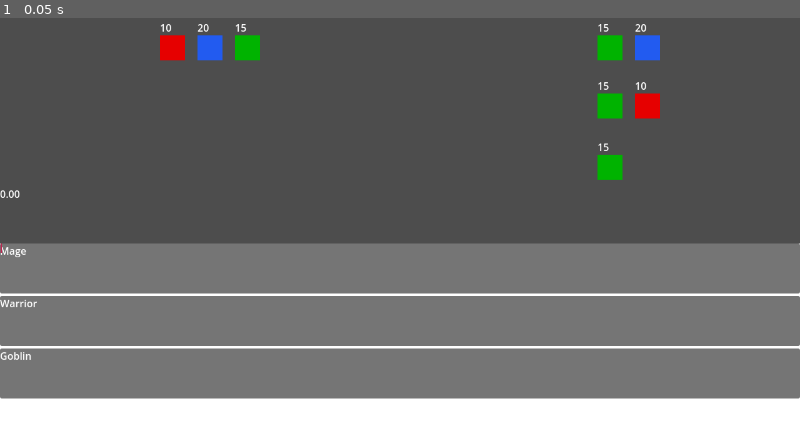
Above: before the commit, frame 1.
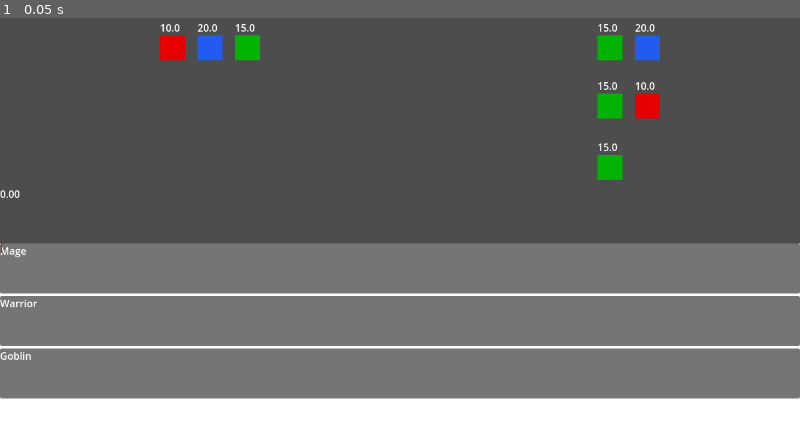
Above: after the commit, the same moment.

Repository: Ravars/non-turn-based-rpg
Game: Godot game, scene res://Scenes/MainScene.tscn
Two runs of this game, one before a commit and one after it. Both use one fixed random seed, a clock stepped at 60 frames per second and the inputs below.
Inputs:
- Up to frame 1 (0.05 s): no input

The runs differ from the first frame. In frame 1, less than 0.1% of the frame differs, in the area x 21-82%, y 1-33%.
Error in both runs: Cannot call method 'connect' on a null value. (res://Scripts/UI/player_action_panel.gd:10)

Commit message:
Status Effect; Damage over time

Diff:
--- a/Scenes/Units/Goblin.tscn
+++ b/Scenes/Units/Goblin.tscn
@@ -2,9 +2,9 @@
 
 [ext_resource type="PackedScene" uid="uid://0hbufdhuxkku" path="res://Scenes/Units/Unit.tscn" id="1_564fj"]
 [ext_resource type="Script" uid="uid://deb6e1y03bnsd" path="res://Scripts/Data/SkillData.gd" id="2_jxonx"]
-[ext_resource type="Resource" uid="uid://6ani4ruco48d" path="res://Resources/Goblin.tres" id="2_py4g4"]
-[ext_resource type="Resource" uid="uid://c2bipukebnffg" path="res://Resources/SwordAttack.tres" id="3_py4g4"]
-[ext_resource type="Resource" uid="uid://0o544yhnkuqp" path="res://Resources/ShieldAttack.tres" id="5_q5ay8"]
+[ext_resource type="Resource" uid="uid://6ani4ruco48d" path="res://Resources/Units/Goblin.tres" id="2_py4g4"]
+[ext_resource type="Resource" uid="uid://c2bipukebnffg" path="res://Resources/Skills/SwordAttack.tres" id="3_py4g4"]
+[ext_resource type="Resource" uid="uid://0o544yhnkuqp" path="res://Resources/Skills/ShieldAttack.tres" id="5_q5ay8"]
 
 [node name="Goblin" instance=ExtResource("1_564fj")]
 characterStats = ExtResource("2_py4g4")
--- a/Scenes/Units/Mage.tscn
+++ b/Scenes/Units/Mage.tscn
@@ -1,10 +1,10 @@
 [gd_scene load_steps=6 format=3 uid="uid://7vh5n4px2cnv"]
 
 [ext_resource type="PackedScene" uid="uid://0hbufdhuxkku" path="res://Scenes/Units/Unit.tscn" id="1_r3b7i"]
-[ext_resource type="Resource" uid="uid://hkp5l64e081x" path="res://Resources/Mage.tres" id="2_ea1sq"]
+[ext_resource type="Resource" uid="uid://hkp5l64e081x" path="res://Resources/Units/Mage.tres" id="2_ea1sq"]
 [ext_resource type="Script" uid="uid://deb6e1y03bnsd" path="res://Scripts/Data/SkillData.gd" id="3_l0i51"]
-[ext_resource type="Resource" uid="uid://cjplw62slvhk2" path="res://Resources/FireBolt.tres" id="4_f3stt"]
-[ext_resource type="Resource" uid="uid://bk14aot6jtncu" path="res://Resources/FireBall.tres" id="5_f3stt"]
+[ext_resource type="Resource" uid="uid://cjplw62slvhk2" path="res://Resources/Skills/FireBolt.tres" id="4_f3stt"]
+[ext_resource type="Resource" uid="uid://bk14aot6jtncu" path="res://Resources/Skills/FireBall.tres" id="5_f3stt"]
 
 [node name="Mage" instance=ExtResource("1_r3b7i")]
 characterStats = ExtResource("2_ea1sq")
--- a/Scenes/Units/Unit.tscn
+++ b/Scenes/Units/Unit.tscn
@@ -14,3 +14,6 @@
 offset_right = 40.0
 offset_bottom = -1.0
 text = "100"
+
+[node name="ActionIndicator" type="Sprite2D" parent="."]
+position = Vector2(16, -40)
--- a/Scenes/Units/Warrior.tscn
+++ b/Scenes/Units/Warrior.tscn
@@ -1,14 +1,15 @@
-[gd_scene load_steps=6 format=3 uid="uid://bet4frdrva7or"]
+[gd_scene load_steps=7 format=3 uid="uid://bet4frdrva7or"]
 
 [ext_resource type="PackedScene" uid="uid://0hbufdhuxkku" path="res://Scenes/Units/Unit.tscn" id="1_jnkdd"]
-[ext_resource type="Resource" uid="uid://dg380qfx8b781" path="res://Resources/Warrior.tres" id="2_60m18"]
+[ext_resource type="Resource" uid="uid://dg380qfx8b781" path="res://Resources/Units/Warrior.tres" id="2_60m18"]
 [ext_resource type="Script" uid="uid://deb6e1y03bnsd" path="res://Scripts/Data/SkillData.gd" id="3_wxa1f"]
-[ext_resource type="Resource" uid="uid://c2bipukebnffg" path="res://Resources/SwordAttack.tres" id="4_q8au6"]
-[ext_resource type="Resource" uid="uid://0o544yhnkuqp" path="res://Resources/ShieldAttack.tres" id="5_q8au6"]
+[ext_resource type="Resource" uid="uid://c2bipukebnffg" path="res://Resources/Skills/SwordAttack.tres" id="4_q8au6"]
+[ext_resource type="Resource" uid="uid://0o544yhnkuqp" path="res://Resources/Skills/ShieldAttack.tres" id="5_q8au6"]
+[ext_resource type="Resource" uid="uid://xyw5bcy281i7" path="res://Resources/Skills/PoisonSword.tres" id="6_1nrda"]
 
 [node name="Warrior" instance=ExtResource("1_jnkdd")]
 characterStats = ExtResource("2_60m18")
-skills = Array[ExtResource("3_wxa1f")]([ExtResource("4_q8au6"), ExtResource("5_q8au6")])
+skills = Array[ExtResource("3_wxa1f")]([ExtResource("4_q8au6"), ExtResource("5_q8au6"), ExtResource("6_1nrda")])
 
 [node name="ColorRect" parent="." index="0"]
 color = Color(0.133948, 0.357655, 0.939612, 1)
--- a/Scripts/Controllers/EnemyAIController.gd
+++ b/Scripts/Controllers/EnemyAIController.gd
@@ -5,13 +5,16 @@
 
 var unit_owner: Unit
 var cooldown_timer: float = 0.0
-
 var pending_action: TimelineAction = null
+var waiting_texture = preload("res://Icons/busy_hourglass_outline_detail.png")
+var atacking_texture = preload("res://Icons/tool_sword_a.png")
+var action_indicator_image: Sprite2D
 
 func _ready() -> void:
 	unit_owner = get_parent()
 	current_state = State.COOLDOWN
 	cooldown_timer = randf_range(0.5, 1.5)
+	action_indicator_image = get_parent().get_node("ActionIndicator")
 
 func _process(delta: float) -> void:
 	if unit_owner.is_dead or TimelineManager.is_paused:
@@ -24,6 +27,7 @@
 				current_state = State.COOLDOWN
 				cooldown_timer = randf_range(2.0, 4.0)
 				pending_action = null
+				action_indicator_image.texture = waiting_texture
 				print("IA {name} executou a ação e entrou em cooldown".format({"name": name}))
 		State.COOLDOWN:
 			cooldown_timer -= delta
@@ -44,4 +48,5 @@
 
 	pending_action = new_action
 	current_state = State.WAITING_FOR_EXECUTION
+	action_indicator_image.texture = atacking_texture
 	print("IA: {name} planejou usar {skill}".format({"name": name, "skill": skill_to_use.skill_name}))
--- a/Scripts/Data/SkillData.gd
+++ b/Scripts/Data/SkillData.gd
@@ -8,7 +8,7 @@
 @export var damage: int = 1
 @export var cast_time: float = 1.0
 @export var cooldown: float = 1.0
-
+@export var status_effects: Array[StatusEffect] = []
 
 @export_group("Visuals")
 @export var icon: Texture2D
--- /dev/null
+++ b/Scripts/Data/StatusEffect.gd
@@ -0,0 +1,26 @@
+extends Resource
+class_name StatusEffect
+
+@export_group("Name")
+@export var effect_name: String = "Novo Efeito"
+@export var icon: Texture2D
+@export var type: EffectType = EffectType.STAT_MODIFIER
+# --- Duracao ---
+@export_group("Values")
+@export var duration: float = 1.0
+@export var value: float = 1.0
+@export var target_stat: Stat = Stat.STRENGTH
+@export var is_percentage: bool = false
+
+enum EffectType{
+	STUN,
+	DAMAGE_OVER_TIME,
+	HEAL_OVER_TIME,
+	STAT_MODIFIER
+}
+enum Stat {
+	STRENGTH,
+	DEXTERITY,
+	ARMOR,
+	MAGIC_RESIST
+}
--- a/Scripts/Entities/unit.gd
+++ b/Scripts/Entities/unit.gd
@@ -9,16 +9,16 @@
 @export var is_enemy := false
 
 var max_hp: int = 100
-var current_hp: int = 100
+var current_hp: float = 100
 var timeline_id: int = 0
 var is_dead: bool = false
+var is_stunned: bool = false
 @export var characterStats: CharacterStats
 @export var skills: Array[SkillData] = []
-
+@export var active_status_effects: Dictionary = {}
 
 
 func _ready() -> void:
-	print("UNit ready")
 	max_hp = characterStats.health
 	current_hp = max_hp
 	$Label.text = str(current_hp)
@@ -44,17 +44,77 @@
 		ai_node.name = "AIController"
 		ai_node.set_script(AIController)
 		add_child(ai_node)
+	TimelineManager.tick.connect(process_status_effect)
 
 func _on_input_event(_viewport: Node, event: InputEvent, _shape_idx: int) -> void:
 	if event is InputEventMouseButton and event.pressed and event.button_index == MOUSE_BUTTON_LEFT:
 		unit_clicked.emit(self)
 		get_viewport().set_input_as_handled()
 
-func take_damage(amount: int):
+func take_damage(amount: float):
 	current_hp = max(0, current_hp-amount)
 	$Label.text = str(current_hp)
-	print("{0} sofreu {1} de dano, vida atual: {2}".format({0: name,1: amount, 2: current_hp}))
+	print("DAMAGE {0} sofreu {1} de dano, vida atual: {2}".format({0: name,1: amount, 2: current_hp}))
 	if current_hp <= 0:
-		print("{0} foi derrotado!".format({0:name}))
-		is_dead = true
-		unit_died.emit(self)
+		_die()
+
+func take_damage_over_time(amount: float):
+	current_hp = max(0, current_hp-amount)
+	$Label.text = str(current_hp)
+	if current_hp <= 0:
+		_die()
+
+func _die():
+	print("{0} foi derrotado!".format({0:name}))
+	is_dead = true
+	unit_died.emit(self)
+	modulate = Color(0.5, 0.5, 0.5)
+
+func apply_status_effect(effect:StatusEffect):
+	print("EFFECT {0} recebeu o efeito {1}".format({0: name, 1: effect.effect_name}))
+	active_status_effects[effect] = {
+		"time_left": effect.duration,
+		"tick_timer": 0.0
+	}
+
+	# TODO: Apply instant effects
+
+
+func process_status_effect(_current_time: float, delta: float) -> void:
+	if is_dead or active_status_effects.is_empty(): return
+
+	var effects_to_remove = []
+	for effect: StatusEffect in active_status_effects:
+		var effect_data = active_status_effects[effect]
+		effect_data.time_left -= delta
+
+		if effect_data.time_left <= 0:
+			effects_to_remove.append(effect)
+			continue
+
+		match effect.type:
+			StatusEffect.EffectType.STUN:
+				print("")
+				pass
+			StatusEffect.EffectType.DAMAGE_OVER_TIME:
+				effect_data.tick_timer += delta
+				if effect_data.tick_timer >= 1.0:
+					print("EFFECT! {0} sofre {1} de dano do efeito {2}".format({0: name, 1: effect.value, 2: effect.effect_name}))
+					take_damage(effect.value)
+					effect_data.tick_timer -= 1.0
+				pass
+			StatusEffect.EffectType.HEAL_OVER_TIME:
+				pass
+			StatusEffect.EffectType.STAT_MODIFIER:
+				pass
+
+	for effect in effects_to_remove:
+		_on_effect_expired(effect)
+		active_status_effects.erase(effect)
+		print("EFFECT '{0}' expirou em {1}".format({"0": effect.effect_name, "1": name}))
+	# TODO: revert effects
+
+func _on_effect_expired(effect: StatusEffect):
+	if effect.type == StatusEffect.EffectType.STUN:
+		is_stunned = false
+		print("EFFECT {0} NÃO está mais atordoado.".format({0: name}))
--- a/Scripts/Managers/CombatManager.gd
+++ b/Scripts/Managers/CombatManager.gd
@@ -12,10 +12,15 @@
 	if not is_instance_valid(action):
 		print("Ação cancelada. Alvo inválido.")
 		return
+
 	var damage_amount: int = action.skill_data.damage
-	action.target.take_damage(damage_amount)
+	if damage_amount > 0:
+		action.target.take_damage(damage_amount)
 
-func process_action(current_time: float):
+	for effect in action.skill_data.status_effects:
+		action.target.apply_status_effect(effect)
+
+func process_action(current_time: float, _delta: float):
 	var timelineActions: Array[TimelineAction] = TimelineManager.planned_actions
 	var actions_to_perform: Array[TimelineAction] = []
 	for i in range(timelineActions.size()-1,-1,-1):
@@ -65,7 +70,6 @@
 
 		active_enemies.append(new_enemy)
 		setup_node.enemy_lane_occupancy[spawn_point] = occupant_count + 1
-	print("Emit")
 	battle_initialized.emit(active_heroes)
 
 func get_random_hero_target():
@@ -76,103 +80,3 @@
 			alive_heroes.append(hero)
 	if alive_heroes.is_empty(): return null
 	return alive_heroes.pick_random()
-#
-#@onready var player_lanes = $PlayerLanes
-#@onready var enemy_lanes = $EnemyLanes
-#
-#var combat_active := false
-#var current_time := 0.0
-#
-## Exemplo de dados de habilidade.
-#var simple_attack = {
-	#"ability_name": "Ataque Básico",
-	#"cast_time": 1.0,
-	#"recovery_time": 0.5,
-	#"damage": 10
-#}
-#
-#func _ready():
-	#call_deferred("setup_enemies")
-	## Inicia o combate automaticamente para teste
-	#start_combat()
-#
-#func _process(delta):
-	#if not combat_active:
-		#return
-	#
-	#current_time += delta
-	#process_timelines()
-#
-#func setup_enemies():
-	#print("Configurando inimigos...")
-	#for i in range(enemy_lanes.get_child_count()):
-		#var lane = enemy_lanes.get_child(i)
-		#if lane.has_node("UnitPosition"):
-			#var unit_position = lane.get_node("UnitPosition")
-			#if unit_position.get_child_count() > 0:
-				#var enemy_unit = unit_position.get_child(0)
-				#if enemy_unit.has_method("add_action"):
-					## Adiciona uma ação de exemplo à timeline do inimigo
-					#var action_data = {
-						#"start_time": 1.0, # Inimigos começam suas ações após 1 segundo
-						#"end_time": 1.0 + simple_attack["cast_time"] + simple_attack["recovery_time"],
-						#"details": simple_attack,
-						#"owner": enemy_unit,
-						#"target_lane_index": i
-					#}
-					#enemy_unit.add_action(action_data)
-#
-#func start_combat():
-	#combat_active = true
-	#print("Combate iniciado!")
-#
-#func process_timelines():
-	## Processa as ações dos jogadores
-	#for i in range(player_lanes.get_child_count()):
-		#var lane = player_lanes.get_child(i)
-		#process_unit_in_lane(lane, i, false)
-#
-	## Processa as ações dos inimigos
-	#for i in range(enemy_lanes.get_child_count()):
-		#var lane = enemy_lanes.get_child(i)
-		#process_unit_in_lane(lane, i, true)
-#
-#func process_unit_in_lane(lane, lane_index, is_enemy):
-	#if not lane.has_node("UnitPosition"): return
-	#var unit_position = lane.get_node("UnitPosition")
-	#if unit_position.get_child_count() == 0: return
-	#
-	#var unit = unit_position.get_child(0)
-	#if not unit.has_method("get_action_timeline"): return # Supondo que teremos um getter
-	#
-	#var actions_to_remove = []
-	#for action in unit.action_timeline:
-		#if current_time >= action["start_time"]:
-			#execute_action(action)
-			#actions_to_remove.append(action)
-			#
-	#for action in actions_to_remove:
-		#unit.action_timeline.erase(action)
-#
-#func execute_action(action_data):
-	#print(action_data["owner"].name, " executa ", action_data["details"]["ability_name"])
-	#
-	#var target_lanes = player_lanes if action_data["owner"].is_enemy else enemy_lanes
-	#var target_lane_index = action_data["target_lane_index"]
-	#
-	#if target_lane_index >= target_lanes.get_child_count(): return
-	#
-	#var target_lane = target_lanes.get_child(target_lane_index)
-	#if not target_lane.has_node("UnitPosition"): return
-	#var target_position = target_lane.get_node("UnitPosition")
-	#if target_position.get_child_count() == 0: return
-		#
-	#var target_unit = target_position.get_child(0)
-	#if target_unit.has_method("take_damage"):
-		#var damage = action_data["details"]["damage"]
-		#target_unit.take_damage(damage)
-		#print(target_unit.name, " recebeu ", damage, " de dano.")
-#
-## Precisamos adicionar esta função em unit.gd para que o CombatManager possa ler a timeline
-## func get_action_timeline():
-##     return action_timeline
--- a/Scripts/Managers/TimelineManager.gd
+++ b/Scripts/Managers/TimelineManager.gd
@@ -4,7 +4,7 @@
 var current_time: float = 0.0
 var is_paused: bool = false
 signal time_updated(current_time: float)
-signal tick(current_time: float)
+signal tick(current_time: float, delta: float)
 
 func pause_game():
 	if not is_paused:
@@ -16,12 +16,12 @@
 		is_paused = false
 		print("Jogo iniciado")
 
-func _physics_process(delta: float) -> void:
+func _physics_process(p_delta: float) -> void:
 	if is_paused:
 		return
-	current_time += delta / 5
+	current_time += p_delta / 5
 	# CombatManager.process_action(current_time)
-	tick.emit(current_time)
+	tick.emit(current_time, p_delta)
 	time_updated.emit(current_time)
 
 func add_planned_action(action: TimelineAction):
--- a/Scripts/UI/ability_button.gd
+++ b/Scripts/UI/ability_button.gd
@@ -10,7 +10,8 @@
 	if timeline_ui and timeline_ui.is_selecting_target:
 		print("Bloqueado: Selecione um alvo primeiro")
 		return null
-
+	if hero_owner.is_dead:
+		return null
 	var preview = Label.new()
 	preview.text = skill_data.skill_name
 	preview.set_size(Vector2(100,30))
Binary file added: Icons/busy_hourglass_outline_detail.png
Not shown, added: Icons/busy_hourglass_outline_detail.png.import
Not shown, added: Scripts/Data/StatusEffect.gd.uid
Not shown, added: export_presets.cfg
